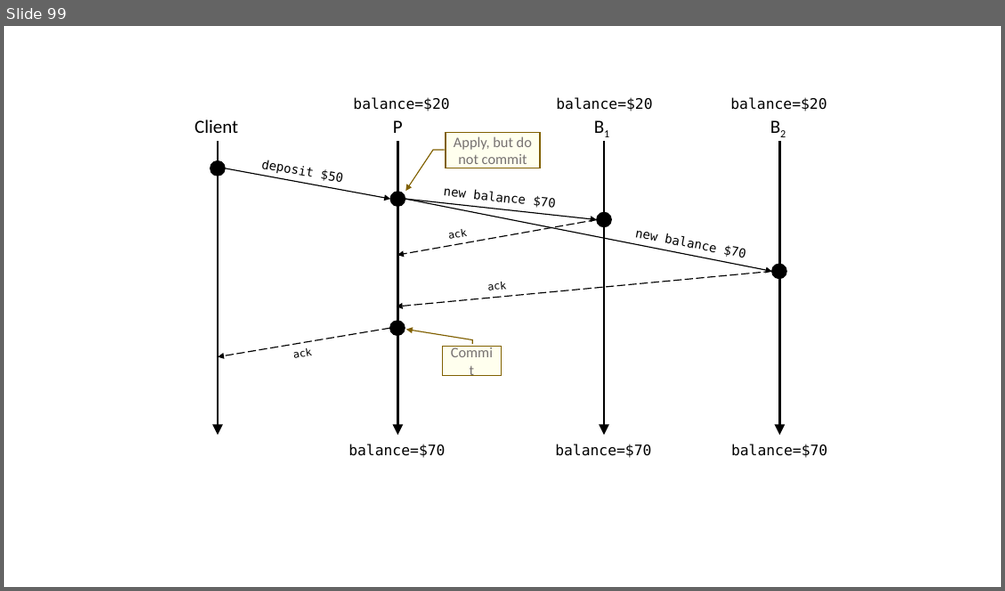
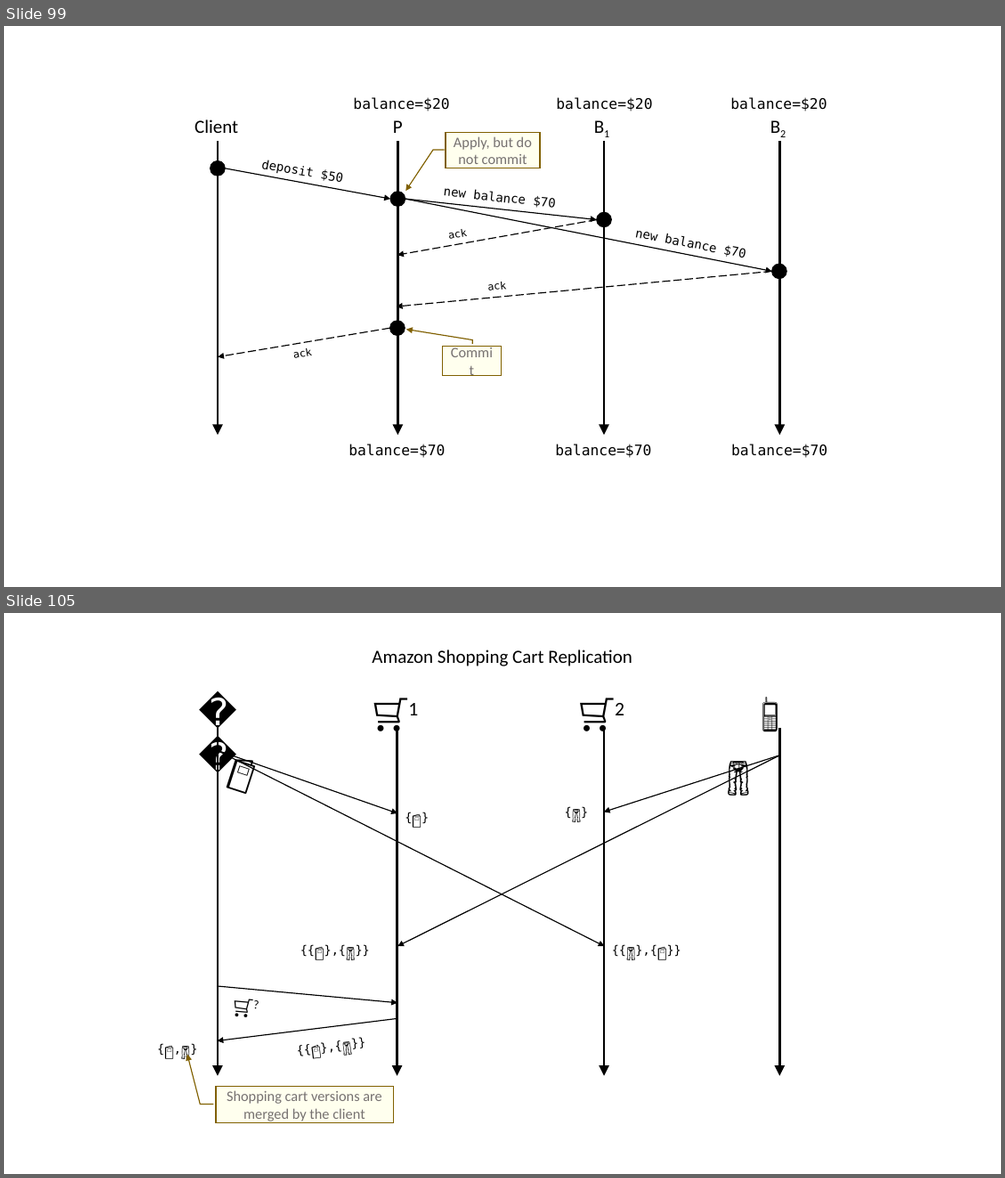
Before and after one commit to ChrisWhealy/DistributedSystemNotes, a slide deck: img/Diagrams.pptx. Shown one above the other, each under a label of ours: slide 99 before the commit, slides 99 and 105 after it; the slides between them are not shown. The pictures are 1005x591 and 1005x1178 pixels, drawn with LibreOffice and Linux fonts; fonts in the diff are those of the drawing. Boxes give left, top, right and bottom in pixels: in the first picture for what was removed or moved away, otherwise in the second. Text is boxed around its words. In the diff, an @@ line names an element or a change of style, - is before the commit and + after.

Commit message:
Add lecture 17

```diff
--- a/img/Diagrams.pptx
+++ b/img/Diagrams.pptx
@@ slide 105 added at (4, 613, 1001, 1174), background #FFFFFF @@
@@ text added at (372, 649, 631, 666), 18 pt, text #000000 @@
+Amazon Shopping Cart Replication
@@ text added at (191, 685, 244, 738), 36 pt, text #000000 @@
+💻
@@ text added at (754, 685, 807, 738), 36 pt, text #000000 @@
+📱
@@ text added at (408, 703, 418, 715), 36 pt, text #000000 @@
+🛒1
@@ text added at (615, 703, 624, 715), 36 pt, text #000000 @@
+🛒2
@@ text added at (216, 740, 283, 807), 36 pt, text #000000 @@
+📓
@@ arrow added from (218, 728) to (218, 1076), #000000 2 pt @@
@@ arrow added from (397, 728) to (397, 1076), #000000 2 pt @@
@@ arrow added from (604, 728) to (604, 1076), #000000 2 pt @@
@@ arrow added from (779, 728) to (779, 1076), #000000 2 pt @@
@@ arrow added from (218, 751) to (605, 947), #000000 1 pt @@
@@ arrow added from (218, 751) to (397, 813), #000000 1 pt @@
@@ arrow added from (779, 755) to (397, 947), #000000 1 pt @@
@@ arrow added from (779, 755) to (604, 811), #000000 1 pt @@
@@ text added at (719, 747, 772, 801), 36 pt, text #000000 @@
+👖
@@ text added at (558, 795, 604, 828), 20 pt, text #000000 @@
+{👖}
@@ text added at (397, 801, 444, 826), 20 pt, text #000000 @@
+{📓}
@@ text added at (292, 933, 397, 959), 20 pt, text #000000 @@
+{{📓},{👖}}
@@ text added at (605, 933, 709, 959), 20 pt, text #000000 @@
+{{👖},{📓}}
@@ arrow added from (218, 986) to (397, 1003), #000000 1 pt @@
@@ text added at (225, 989, 273, 1025), 20 pt, text #000000 @@
+🛒?
@@ text added at (150, 1032, 218, 1058), 20 pt, text #000000 @@
+{📓,👖}
@@ arrow added from (396, 1018) to (217, 1041), #000000 1 pt @@
@@ text added at (287, 1022, 394, 1061), 20 pt, text #000000 @@
+{{📓},{👖}}
@@ border callout added at (216, 1086, 393, 1123), fill #FFFFEE, outline #806000 1 pt, 14 pt, text #767171 @@
+Shopping cart versions are merged by the client
```
Also in this commit, not shown: 9 other slides added, 16 other files.
